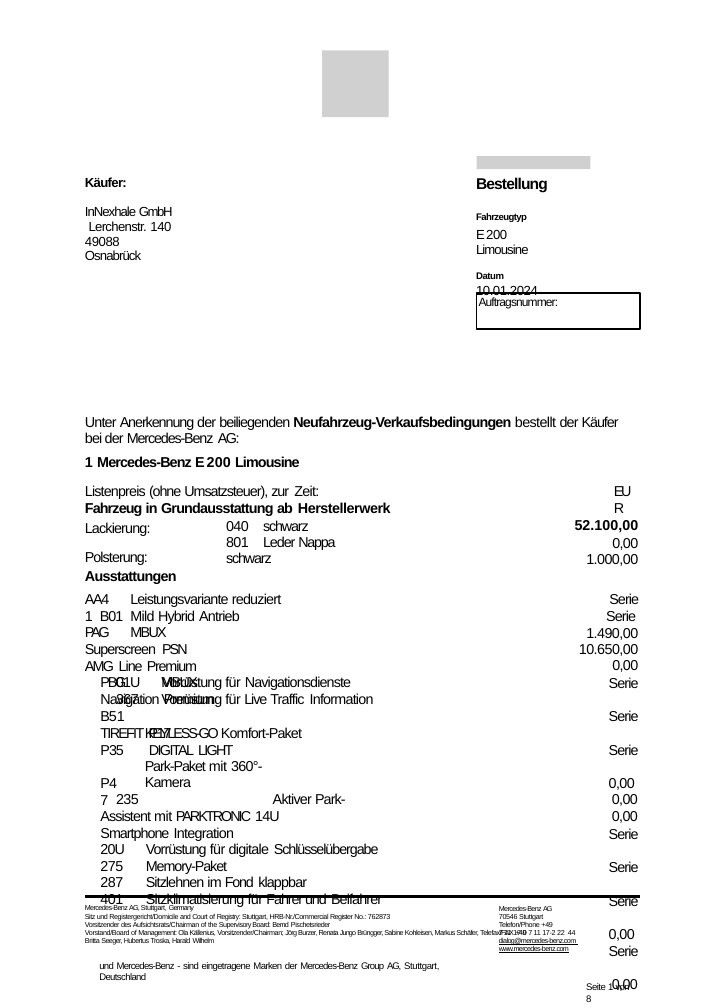
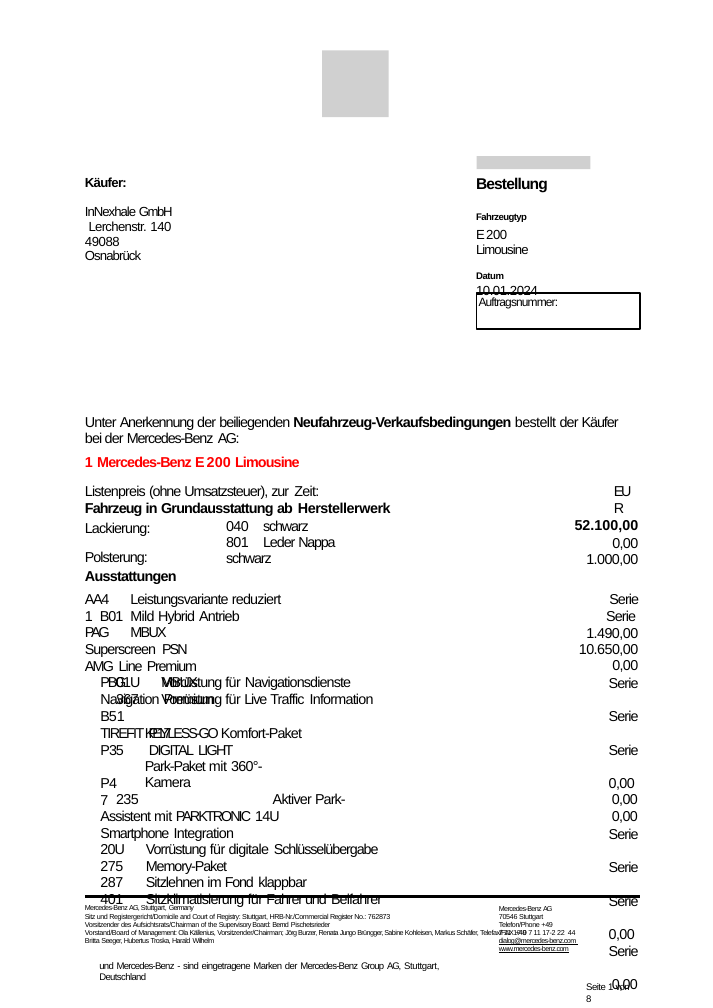
Before and after one commit to wibikimo/First_Public_Test, a slide deck: slide 1 of leere_ppt.pptx. Drawn at 713x1008 pixels with LibreOffice and Linux fonts; fonts in the diff are those of the drawing; grey boxes stand for pictures; background and template pictures are left out. Boxes give left, top, right and bottom in pixels: in the first picture for what was removed or moved away, otherwise in the second. Text is boxed around its words. In the diff, an @@ line names an element or a change of style, - is before the commit and + after.

Commit message:
red commet

```diff
--- a/leere_ppt.pptx
+++ b/leere_ppt.pptx
@@ text at box(85, 456, 300, 467): text colour #000000 to #FF0000 in "1 Mercedes-Benz E 200 Limousine" @@
```
